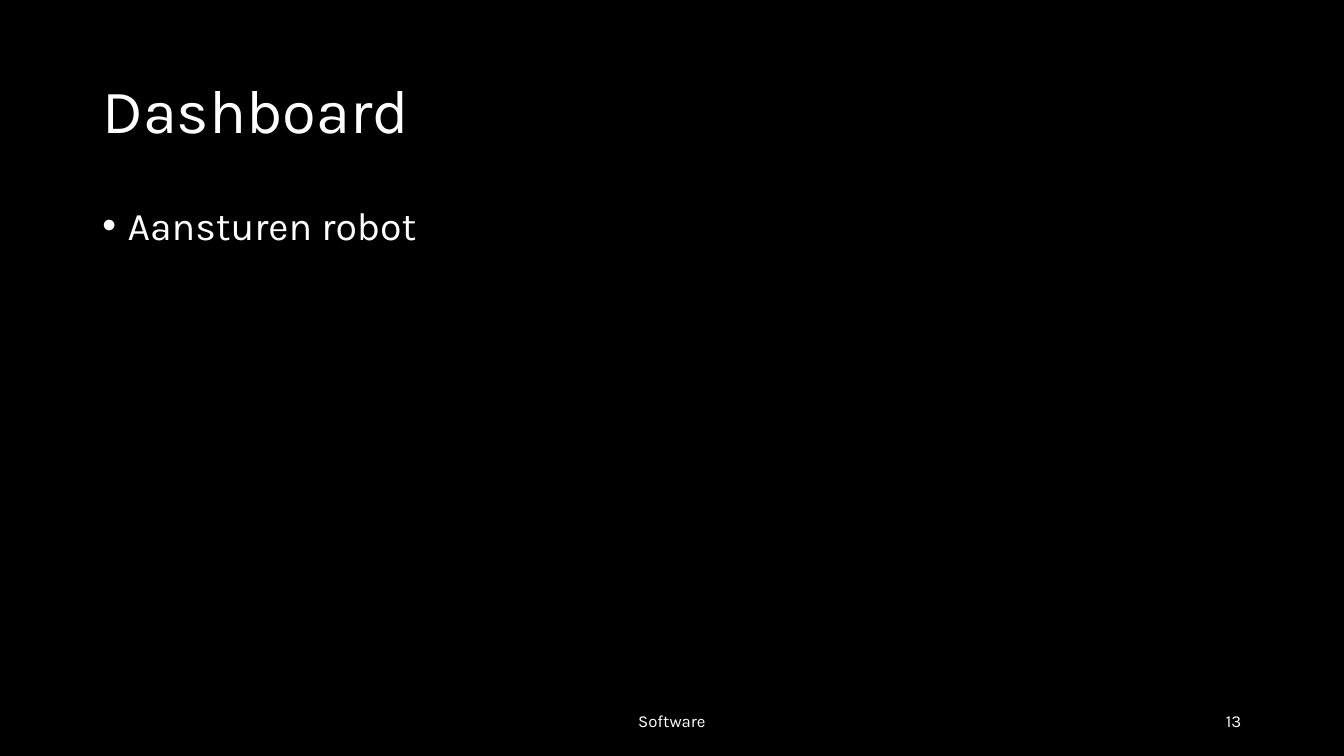
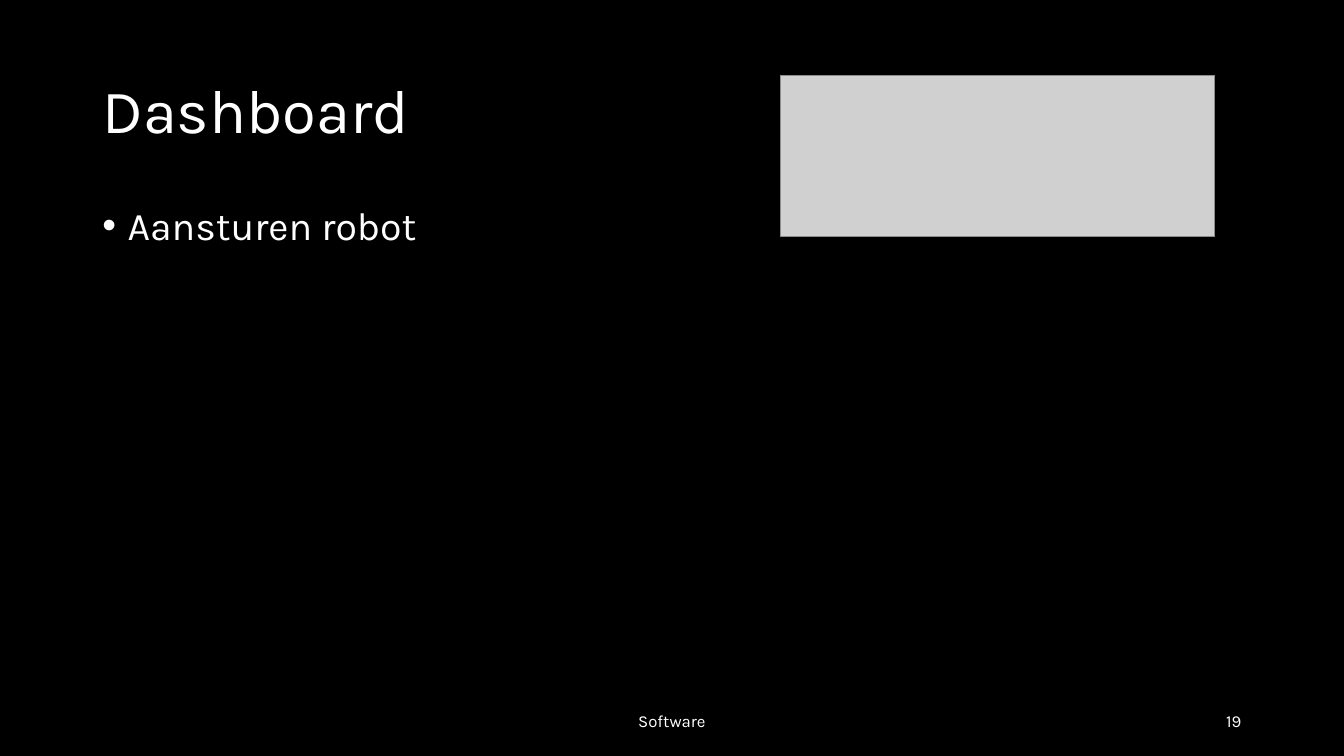
Before and after one commit to Nowie69/Eindproject-Robot-6ICW, a slide deck: slide 19 of Robot met mecanum wheels.pptx (slide 13 before the commit). Drawn at 1344x756 pixels with LibreOffice and Linux fonts; fonts in the diff are those of the drawing; grey boxes stand for pictures; background and template pictures are left out. Boxes give left, top, right and bottom in pixels: in the first picture for what was removed or moved away, otherwise in the second. Text is boxed around its words. In the diff, an @@ line names an element or a change of style, - is before the commit and + after.

```diff
--- a/Robot met mecanum wheels.pptx
+++ b/Robot met mecanum wheels.pptx
@@ picture added at (781, 75, 1215, 236) @@
@@ page number at (1226, 716, 1241, 727): text changed @@
-13
+19
```
Also in this commit, not shown: 2 other slides changed, 6 slides added.
